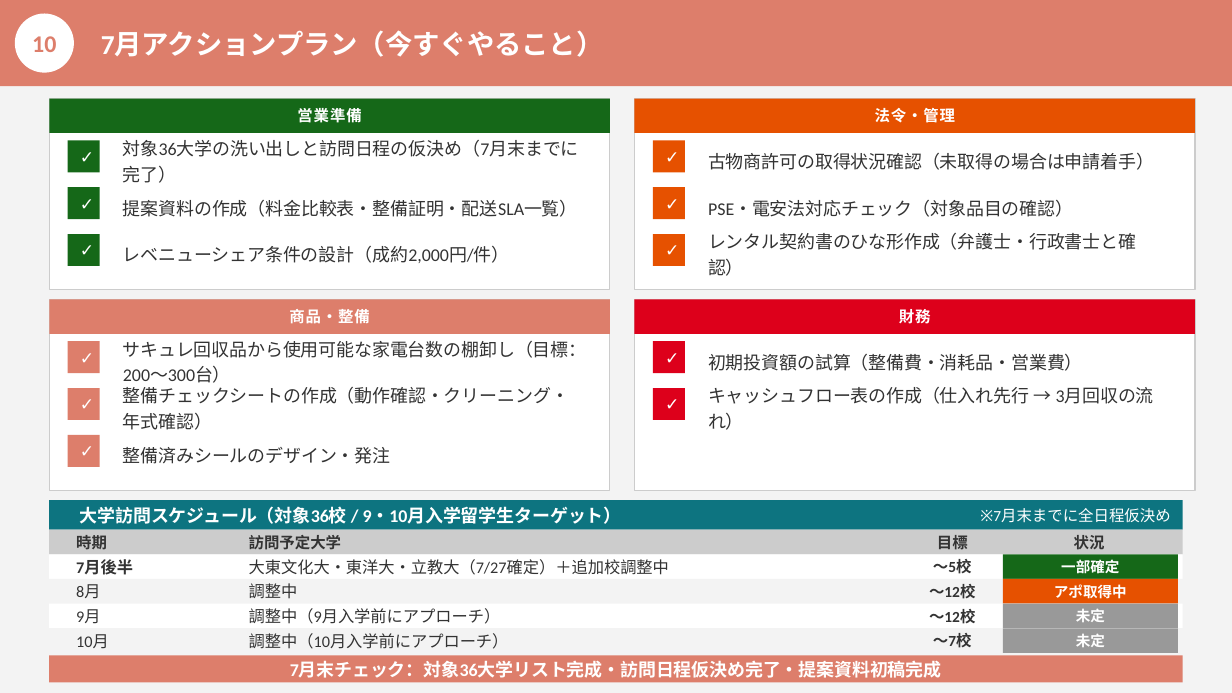
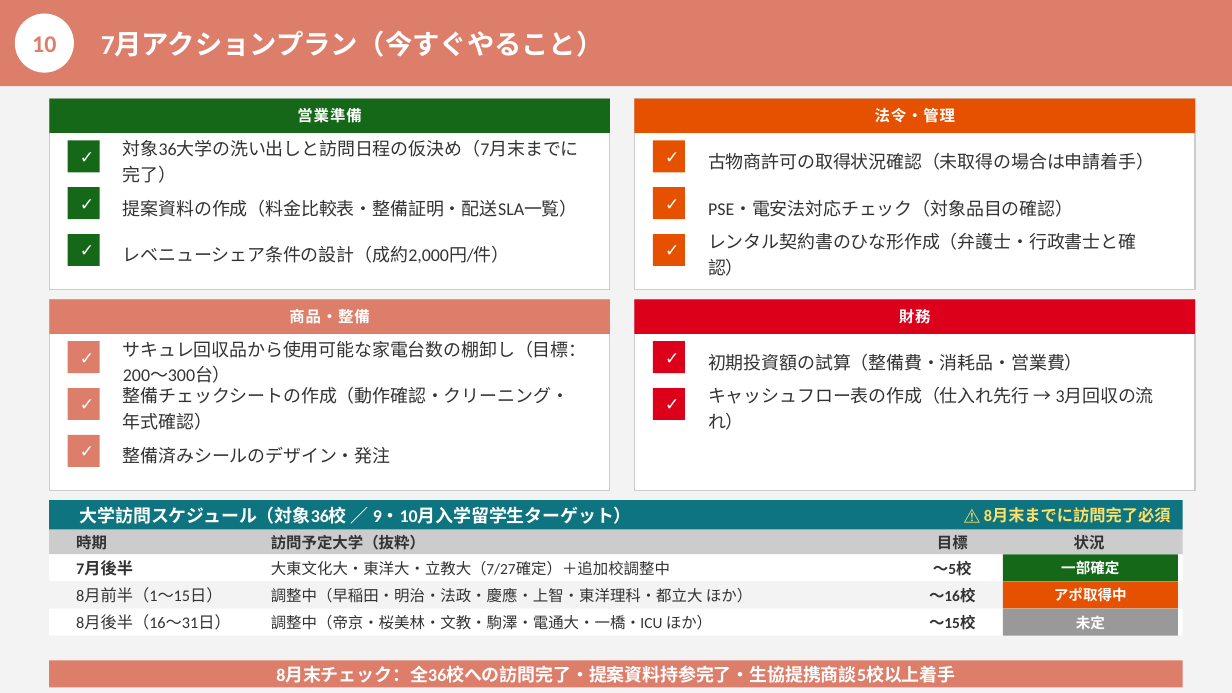
Before and after one commit to monomapblog-ui/sacure, a slide deck: slide 16 of 事業計画書_営業戦略プラン_v2.pptx. Drawn at 1232x693 pixels with LibreOffice and Linux fonts; fonts in the diff are those of the drawing. Boxes give left, top, right and bottom in pixels: in the first picture for what was removed or moved away, otherwise in the second. Text is boxed around its words. In the diff, an @@ line names an element or a change of style, - is before the commit and + after.

```diff
--- a/事業計画書_営業戦略プラン_v2.pptx
+++ b/事業計画書_営業戦略プラン_v2.pptx
@@ text at (80, 506, 632, 524): text changed @@
-大学訪問スケジュール（対象36校 / 9・10月入学留学生ターゲット）
+大学訪問スケジュール（対象36校 ／ 9・10月入学留学生ターゲット）
@@ text at (838, 500, 1183, 530): text changed; size 9 to 9.5 pt; text colour #FFFFFF to #FFE066; bold on @@
-※7月末までに全日程仮決め
+⚠ 8月末までに訪問完了必須
@@ text at (271, 535, 425, 550): text changed @@
-訪問予定大学
+訪問予定大学（抜粋）
@@ text "大東文化大・東洋大・立教大（7/27確定）＋追加校調整中": place and size @@
-text "大東文化大・東洋大・立教大（7/27確定）＋追加校調整中" at (249, 559, 669, 575)
+text "大東文化大・東洋大・立教大（7/27確定）＋追加校調整中" at (271, 561, 670, 576)
@@ text "大東文化大・東洋大・立教大（7/27確定）＋追加校調整中" at (271, 561, 670, 576): size 9.5 to 9 pt @@
@@ text at (76, 588, 222, 603): text changed @@
-8月
+8月前半（1〜15日）
@@ text at (271, 588, 752, 603): text changed; size 9.5 to 9 pt @@
-調整中
+調整中（早稲田・明治・法政・慶應・上智・東洋理科・都立大 ほか）
@@ text at (929, 588, 975, 603): text changed @@
-〜12校
+〜16校
@@ text at (76, 615, 231, 630): text changed @@
-9月
+8月後半（16〜31日）
@@ text at (271, 615, 712, 630): text changed; size 9.5 to 9 pt @@
-調整中（9月入学前にアプローチ）
+調整中（帝京・桜美林・文教・駒澤・電通大・一橋・ICU ほか）
@@ text at (929, 615, 975, 630): text changed @@
-〜12校
+〜15校
@@ 4 rectangles, 1 text: place and size @@
-4 rectangles, 1 text at (49, 579, 1183, 628)
+4 rectangles, 1 text at (49, 582, 1183, 636)
@@ rectangle removed at (1003, 628, 1178, 653) @@
@@ rectangle removed at (49, 655, 1183, 683) @@
@@ text removed at (76, 634, 109, 649) @@
-10月
@@ text removed at (249, 633, 509, 649) @@
-調整中（10月入学前にアプローチ）
@@ text removed at (933, 633, 972, 648) @@
-〜7校
@@ text removed at (1076, 634, 1105, 647) @@
-未定
@@ rectangle: place and size @@
-rectangle at (49, 628, 1183, 653)
+rectangle at (49, 660, 1183, 687)
@@ rectangle at (49, 660, 1183, 687): fill #F3F3F3 to #DD7E6B @@
@@ text at (276, 666, 955, 683): text changed @@
-7月末チェック：対象36大学リスト完成・訪問日程仮決め完了・提案資料初稿完成
+8月末チェック：全36校への訪問完了・提案資料持参完了・生協提携商談5校以上着手
```
Also in this commit, not shown: 2 other files.
